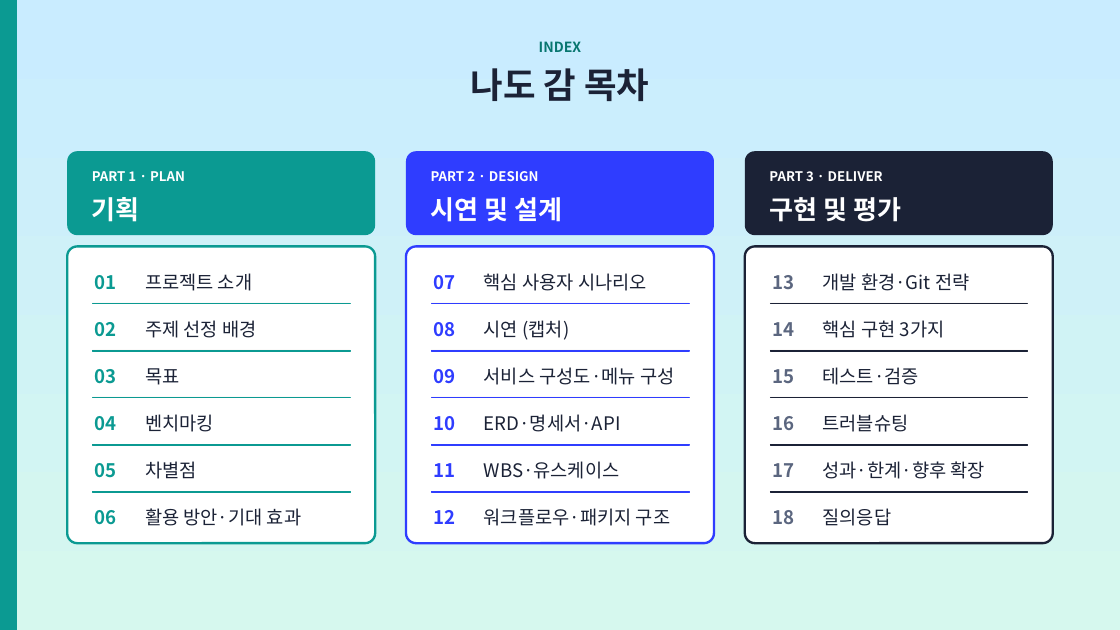
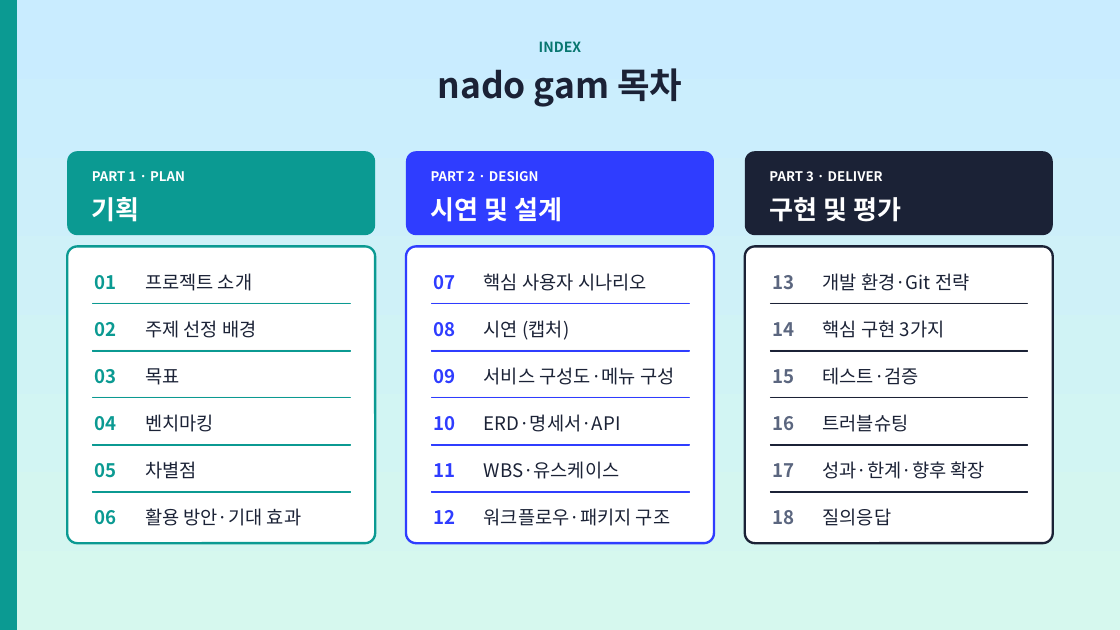
Before and after one commit to ho8566z/nado-gam_word, a slide deck: slide 2 of ppt_output/나도감_발표.pptx. Drawn at 1120x630 pixels with LibreOffice and Linux fonts; fonts in the diff are those of the drawing. Boxes give left, top, right and bottom in pixels: in the first picture for what was removed or moved away, otherwise in the second. Text is boxed around its words. In the diff, an @@ line names an element or a change of style, - is before the commit and + after.

```diff
--- a/ppt_output/나도감_발표.pptx
+++ b/ppt_output/나도감_발표.pptx
@@ text at bbox=[437, 68, 682, 107]: text changed @@
-나도 감 목차
+nado gam 목차
```
Also in this commit, not shown: 6 other slides changed, 34 other files.
